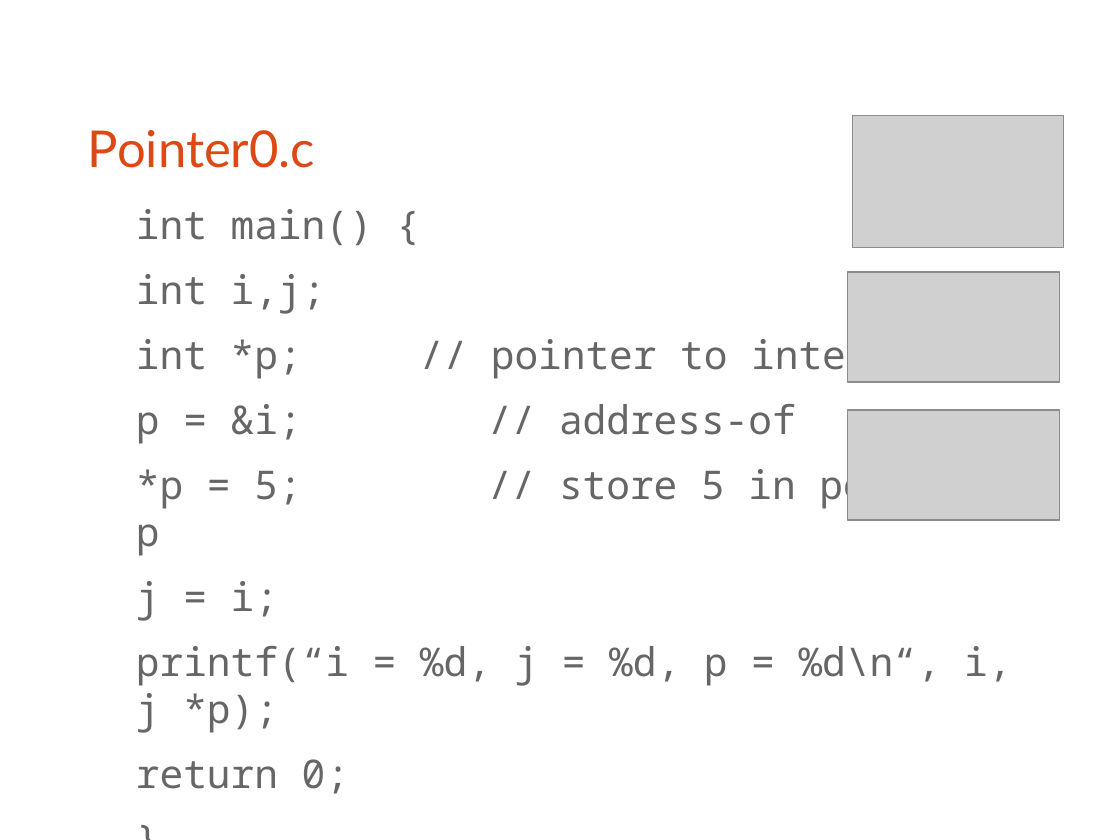
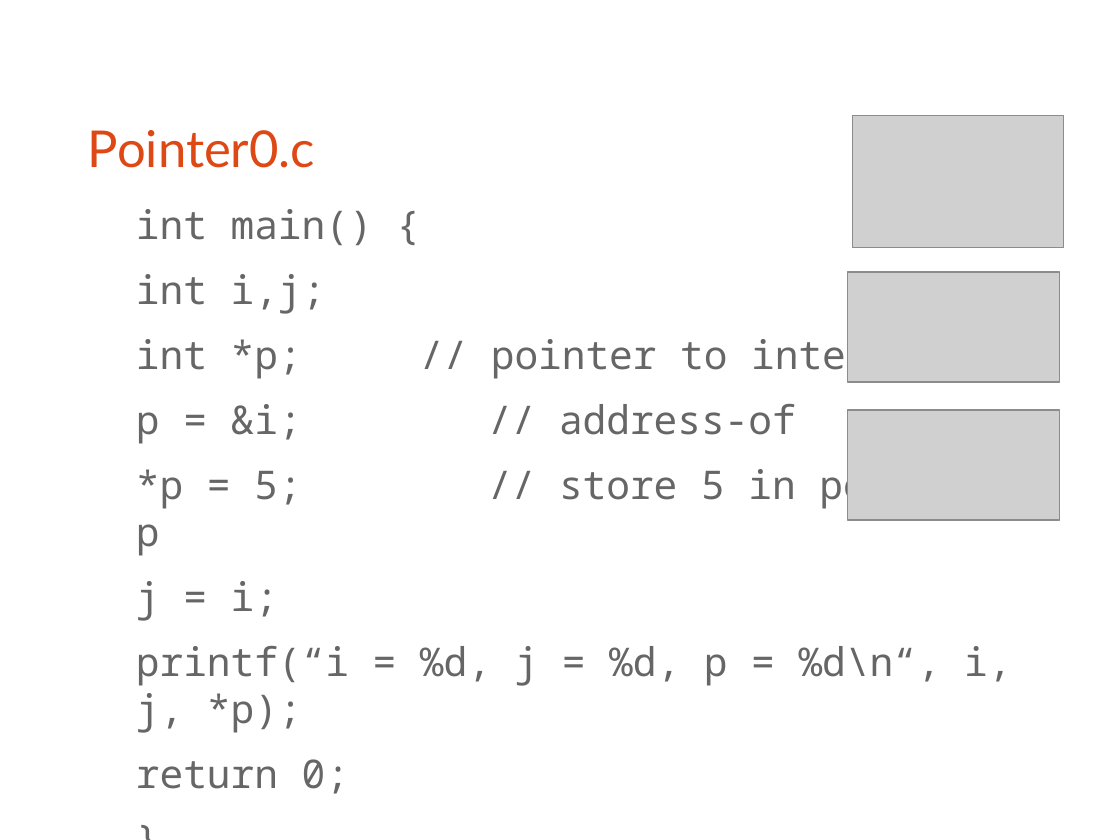
Before and after one commit to bagustris/prokom-tf, a slide deck: slide 15 of slide/prokom4.odp (slide 14 before the commit). Drawn at 1120x840 pixels with LibreOffice and Linux fonts; fonts in the diff are those of the drawing; grey boxes stand for pictures. Boxes give left, top, right and bottom in pixels: in the first picture for what was removed or moved away, otherwise in the second. Text is boxed around its words. In the diff, an @@ line names an element or a change of style, - is before the commit and + after.

Commit message:
add pointerBinky3

```diff
--- a/slide/prokom4.odp
+++ b/slide/prokom4.odp
@@ text at <box>136,646,1011,733</box>: text changed @@
-printf(“i = %d, j = %d, p = %d\n“, i, j *p);
+printf(“i = %d, j = %d, p = %d\n“, i, j, *p);
```
Also in this commit, not shown: 5 other slides changed, 1 slide added, 8 other files.
